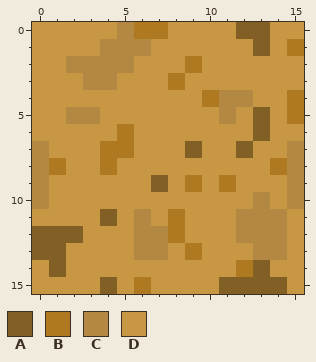
File history of a pixel-art file, Resources/Sprites/dersert_tile.aseprite. The first picture shows the starting point.
16x16 pixels, 1 frame.
Palette (. is transparent): A #815f25  B #ae7920  C #b28842  D #c79744
After:
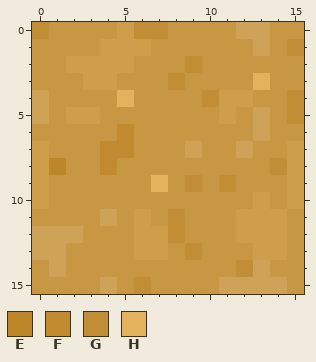
Colours new in this view: E #bd8629  F #c18a2f  G #c18d35  H #e3b25c
Changes in this commit:
{"colour":"A","old":"#815f25","new":"#cea357"}
{"colour":"C","old":"#b28842","new":"#ce9e4b"}
{"y":0,"x":0,"old":"D","new":"G"}
{"y":0,"x":6,"old":"BB","new":"GG"}
{"y":1,"x":15,"old":"B","new":"G"}
{"y":2,"x":9,"old":"B","new":"G"}
{"y":3,"x":8,"old":"B","new":"G"}
{"y":3,"x":13,"old":"D","new":"H"}
{"y":4,"x":0,"old":"D","new":"A"}
{"y":4,"x":5,"old":"D","new":"H"}
{"y":4,"x":10,"old":"B","new":"G"}
{"y":4,"x":15,"old":"B","new":"G"}
{"y":5,"x":0,"old":"D","new":"A"}
{"y":5,"x":15,"old":"B","new":"G"}
{"y":6,"x":5,"old":"B","new":"F"}
{"y":7,"x":4,"old":"BB","new":"FF"}
{"y":8,"x":1,"old":"B","new":"E"}
{"y":8,"x":4,"old":"B","new":"F"}
{"y":8,"x":14,"old":"B","new":"G"}
{"y":9,"x":7,"old":"A","new":"H"}
{"y":9,"x":9,"old":"B","new":"G"}
{"y":9,"x":11,"old":"B","new":"G"}
{"y":11,"x":8,"old":"B","new":"G"}
{"y":12,"x":8,"old":"B","new":"G"}
{"y":13,"x":9,"old":"B","new":"G"}
{"y":14,"x":12,"old":"B","new":"G"}
{"y":15,"x":6,"old":"B","new":"G"}
{"label":"changed","picture_box":[32,22,304,294]}
